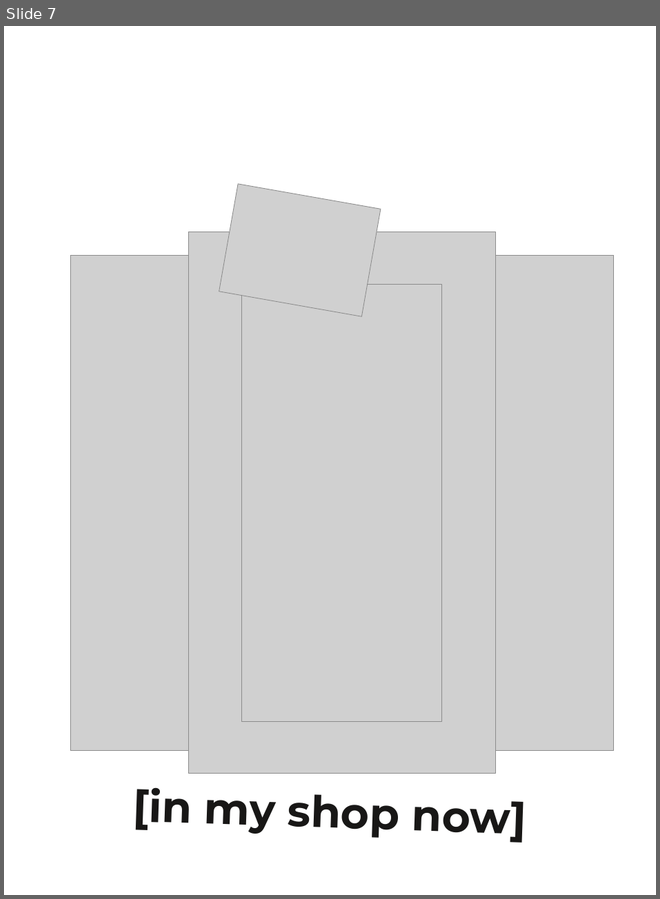
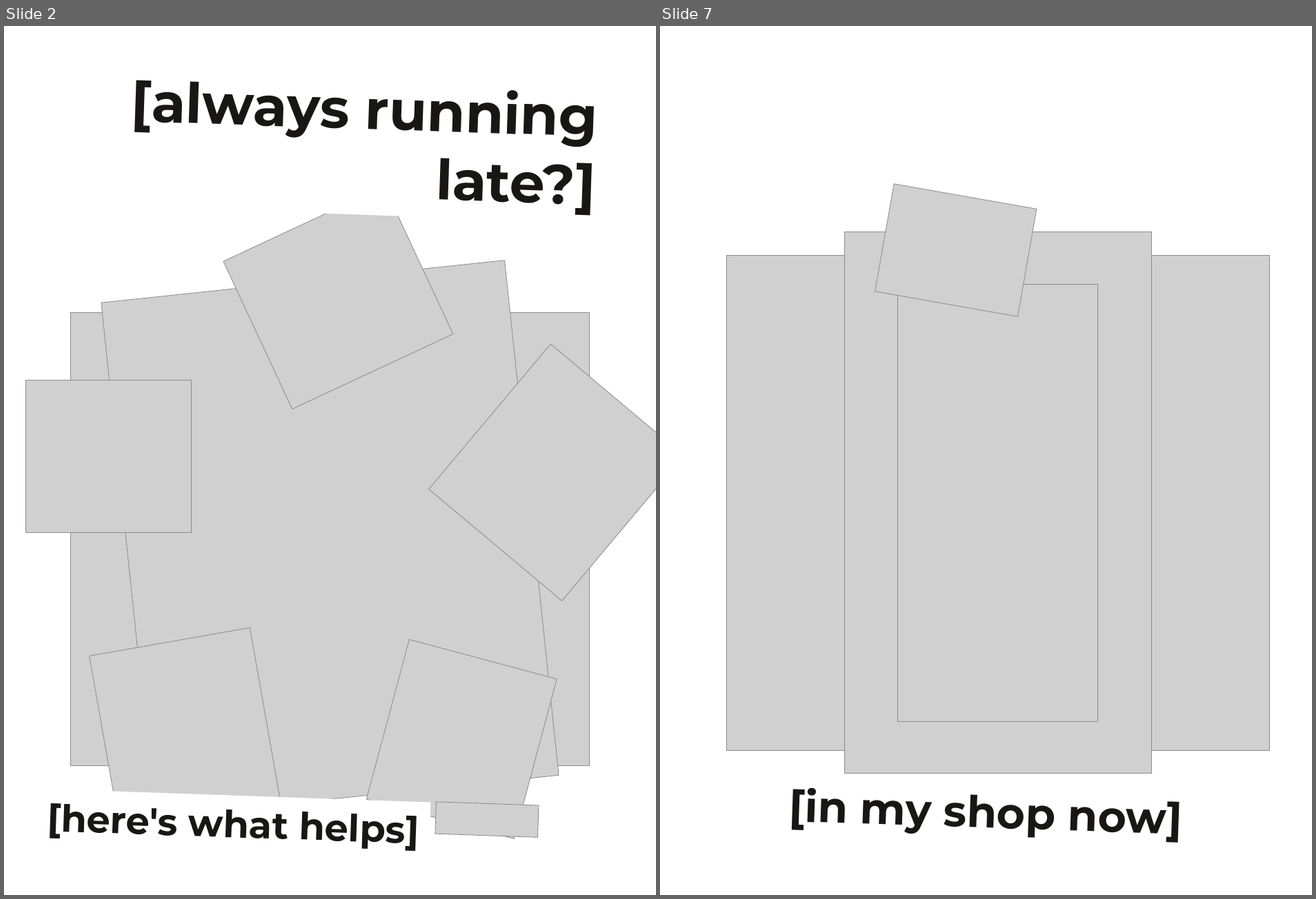
Before and after one commit to ScrollySocial/scrolly-engine, a slide deck: automation/reel-template-pack/09-who-its-for/carousel/Template 09 - Who its for - Carousel.pptx. Shown side by side, each under a label of ours: slide 7 before the commit, slides 2 and 7 after it; the slides between them are not shown. The pictures are 660x899 and 1316x899 pixels, drawn with LibreOffice and Linux fonts; fonts in the diff are those of the drawing; grey boxes stand for pictures; background and template pictures are left out. Boxes give left, top, right and bottom in pixels: in the first picture for what was removed or moved away, otherwise in the second. Text is boxed around its words. In the diff, an @@ line names an element or a change of style, - is before the commit and + after.

```diff
--- a/automation/reel-template-pack/09-who-its-for/carousel/Template 09 - Who its for - Carousel.pptx
+++ b/automation/reel-template-pack/09-who-its-for/carousel/Template 09 - Who its for - Carousel.pptx
@@ slide 2 added at (x1=4, y1=26, x2=656, y2=895), background picture (left out) @@
@@ rectangle added at (x1=117, y1=58, x2=615, y2=223), fill #FFFFFF, 69 pt, text #181716, bold @@
+[always running
+late?]
@@ picture added at (x1=223, y1=186, x2=453, y2=409) @@
@@ picture added at (x1=101, y1=261, x2=559, y2=818) @@
@@ picture added at (x1=71, y1=312, x2=590, y2=766) @@
@@ picture added at (x1=428, y1=344, x2=656, y2=601) @@
@@ picture added at (x1=26, y1=380, x2=191, y2=533) @@
@@ picture added at (x1=90, y1=628, x2=281, y2=831) @@
@@ picture added at (x1=366, y1=640, x2=557, y2=839) @@
@@ rectangle added at (x1=36, y1=789, x2=431, y2=857), fill #FFFFFF, 46.5 pt, text #181716, bold @@
+[here's what helps]
@@ picture added at (x1=435, y1=802, x2=539, y2=837) @@
```
Also in this commit, not shown: 5 slides changed, 1 slide removed, 11 other files.
